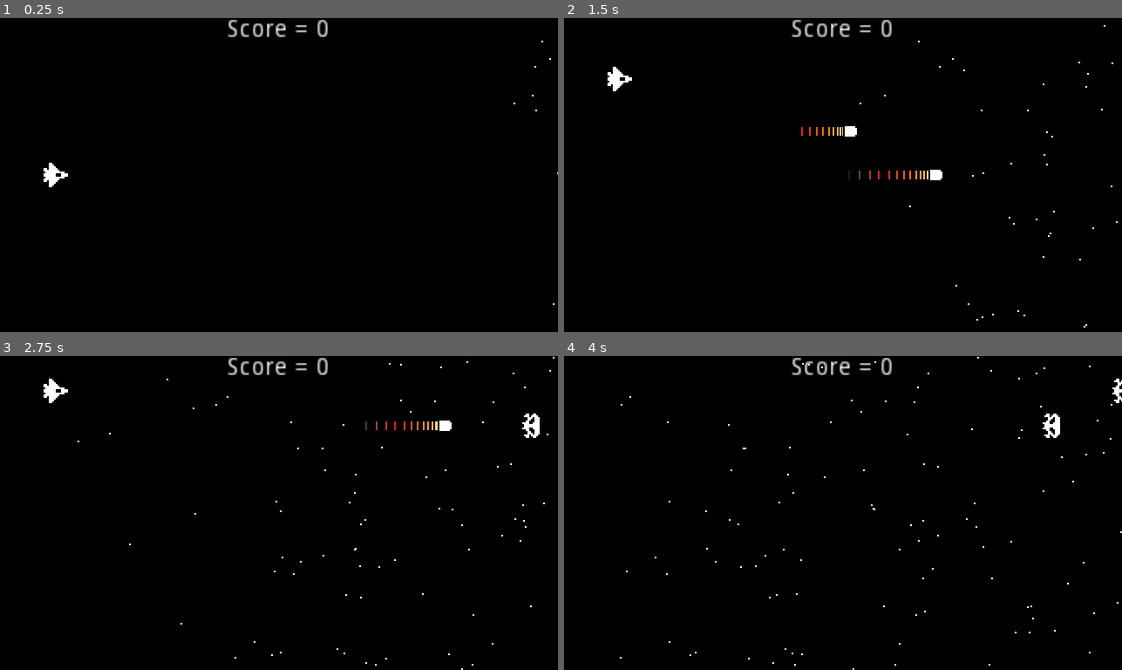
Above: before the commit, frames 1-4 (two rows, left to right).
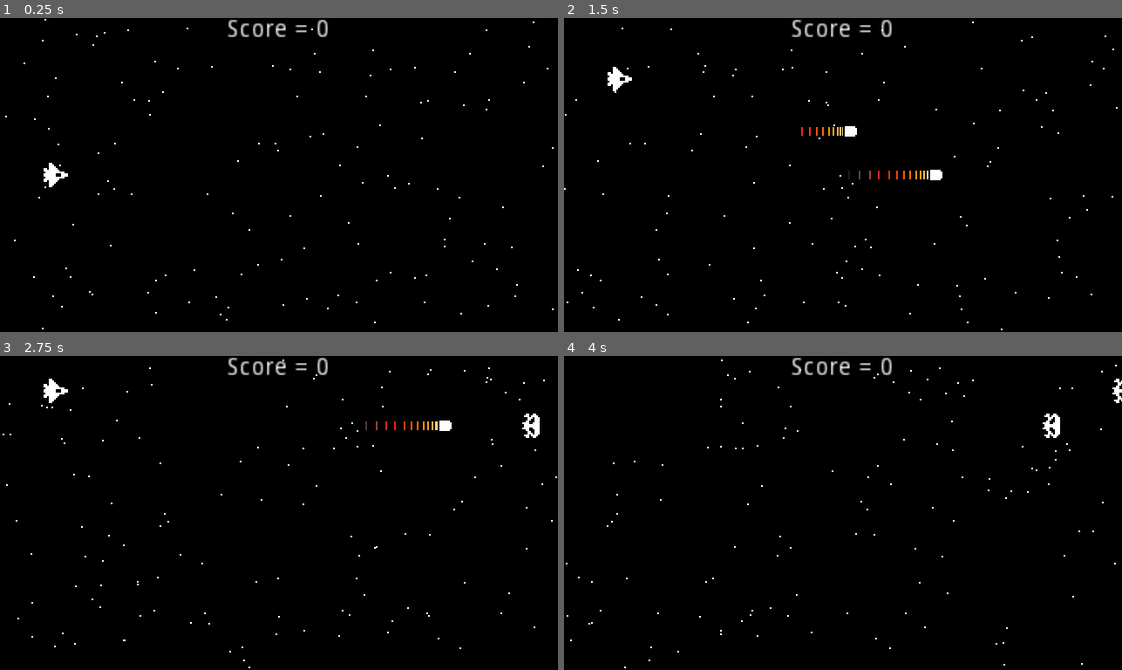
Above: after the commit, the same moments.

Repository: akira80kv/godot-space-shooter
Game: Godot game, scene res://World.tscn
Two runs of this game, one before a commit and one after it. Both use one fixed random seed, a clock stepped at 60 frames per second and the inputs below.
Inputs:
- Up to frame 1 (0.25 s): no input
- Up to frame 2 (1.5 s): tap Enter (ui_accept) at 0.5, 0.77 s; hold Up (ui_up) 0.53-1.28 s; hold Down (ui_down) from 1.28 s (still down)
- Up to frame 3 (2.75 s): tap Enter (ui_accept) at 1.52 s; release Down (ui_down) at 2.03 s; hold Up (ui_up) from 2.03 s (still down)
- Up to frame 4 (4 s): tap Enter (ui_accept) at 3.02, 3.77 s; release Up (ui_up) at 3.53 s; hold Down (ui_down) from 3.53 s (still down)

The runs differ from the first frame. In frame 1, 0.2% of the frame differs, in the area x 0-100%, y 0-100%; in frame 2, 0.3%; in frame 3, 0.4%; in frame 4, 0.4%.

Commit message:
stars fixed

Diff:
--- a/World.tscn
+++ b/World.tscn
@@ -48,4 +48,5 @@
 position = Vector2( 320, 90 )
 amount = 200
 lifetime = 7.0
+preprocess = 7.0
 process_material = SubResource( 1 )
